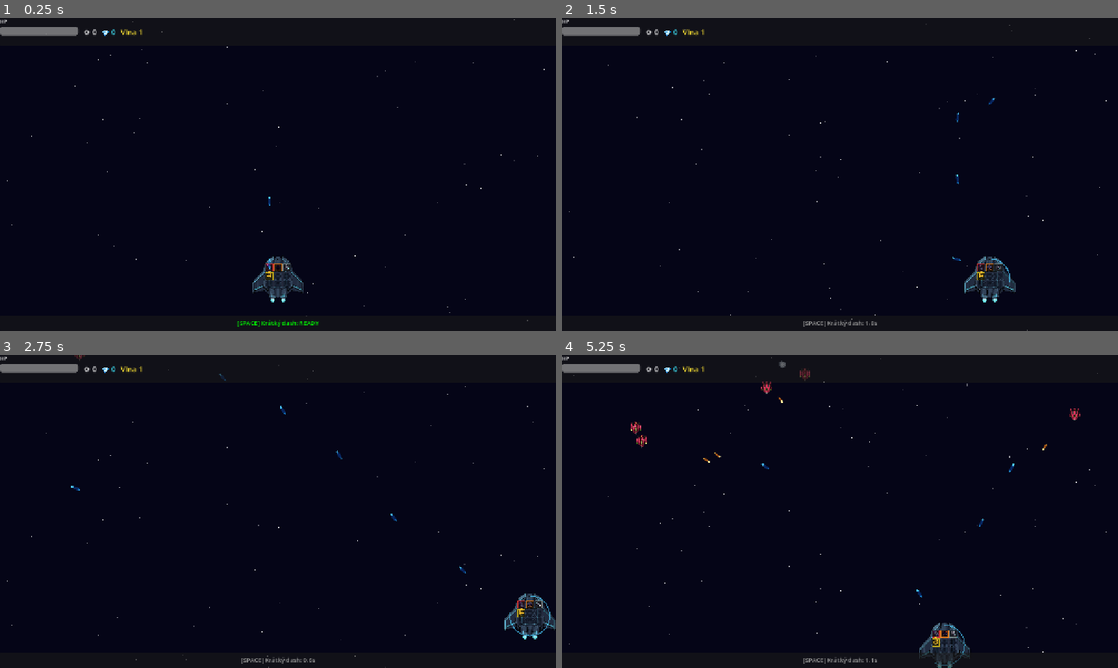
Above: before the commit, frames 1-4 (two rows, left to right).
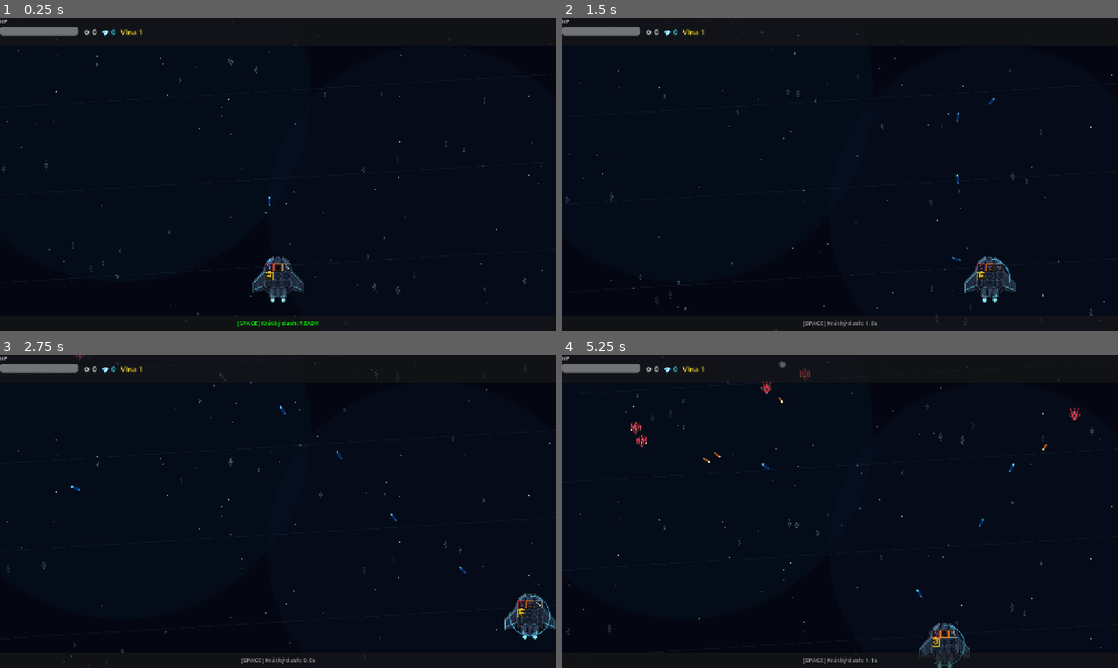
Above: after the commit, the same moments.

Repository: goldy714/Voidascend
Game: Godot game, scene res://scenes/game.tscn
The game is run twice, just before and just after one commit, with the same random seed, the same clock (stepped at 60 frames per second) and the same inputs. This scene is started directly instead of the project's main scene.
Inputs (mouse positions are in pixels of both pictures, inside the frame that each line leads up to):
- Up to frame 1 (0.25 s): no input
- Up to frame 2 (1.5 s): tap Enter at 0.5 s; move the mouse to (962, 158) at 0.52 s; hold D 0.53-1.25 s; click (962, 158) at 0.67 s; tap Space at 0.77 s; drag from (728, 190) to (828, 52) at 1.27 s
- Up to frame 3 (2.75 s): move the mouse to (333, 442) at 2.02 s; hold D from 2.03 s (still down)
- Up to frame 4 (5.25 s): release D at 2.75 s; drag from (812, 574) to (784, 373) at 2.77 s; move the mouse to (1006, 558) at 3.52 s; hold A 3.53-4.25 s; tap Space at 3.77 s; drag from (673, 464) to (1073, 380) at 4.27 s; move the mouse to (867, 511) at 5.02 s; hold S from 5.03 s (still down); click (867, 511) at 5.17 s

The runs differ from the first frame. In frame 1, 0.2% of the frame differs, in the area x 0-99%, y 0-98%; in frame 2, 0.2%; in frame 3, 0.2%; in frame 4, 0.3%, in the area x 0-99%, y 0-96%.

Commit message:
Add biome themed gameplay backgrounds

Diff:
--- a/scripts/game.gd
+++ b/scripts/game.gd
@@ -59,7 +59,11 @@
 
 # ── Background ────────────────────────────────────────────────────
 func _spawn_background() -> void:
-	add_child(ScrollingBackground.new())
+	var bg: Node2D = ScrollingBackground.new()
+	var pdata: Dictionary = GameData.PLANET_DATA.get(GameData.current_planet, {})
+	var planet_col: Color = pdata.get("color", Color(0.30, 0.70, 1.00))
+	bg.call("configure", GameData.current_planet, GameData.current_mission, planet_col)
+	add_child(bg)
 
 # ── Player ────────────────────────────────────────────────────────
 func _spawn_player() -> void:
--- a/scripts/scrolling_background.gd
+++ b/scripts/scrolling_background.gd
@@ -1,18 +1,40 @@
 extends Node2D
 
-const SCROLL_SPEED := 58.0
-const STAR_COUNT := 110
-const STAR_SEED := 12345
+const SCROLL_SPEED: float = 58.0
+const STAR_COUNT: int = 110
+const BIOME_PARTICLE_COUNT: int = 34
+const STAR_SEED: int = 12345
+const PLANET_SEEDS: Dictionary = {
+	"glacius": 3101,
+	"infernus": 4201,
+	"toxar": 5301,
+	"shadowveil": 6401,
+	"void_station": 7501,
+}
 
 var _scroll: float = 0.0
 var _tile_size: Vector2 = Vector2.ZERO
 var _stars: Array[Dictionary] = []
-
+var _biome_particles: Array[Dictionary] = []
+var _planet_id: String = "glacius"
+var _mission_idx: int = 0
+var _accent_color: Color = Color(0.20, 0.65, 1.00)
+var _base_color: Color = Color(0.02, 0.02, 0.09)
+var _secondary_color: Color = Color(0.62, 0.86, 1.00)
+var _haze_color: Color = Color(0.12, 0.42, 0.74)
+
+func configure(planet_id: String, mission_idx: int, accent_color: Color) -> void:
+	_planet_id = planet_id
+	_mission_idx = mission_idx
+	_accent_color = accent_color
+	_apply_planet_theme()
+	if is_inside_tree():
+		_rebuild_tile()
 
 func _ready() -> void:
 	z_index = -10
+	_apply_planet_theme()
 	_rebuild_tile()
-
 
 func _process(delta: float) -> void:
 	if get_viewport_rect().size != _tile_size:
@@ -24,35 +46,175 @@
 	_scroll = fmod(_scroll + SCROLL_SPEED * delta, _tile_size.y)
 	queue_redraw()
 
-
 func _draw() -> void:
-	var sz := get_viewport_rect().size
-	draw_rect(Rect2(Vector2.ZERO, sz), Color(0.02, 0.02, 0.09))
-
-	for offset_y in [-_tile_size.y, 0.0]:
-		_draw_star_tile(Vector2(0.0, offset_y + _scroll))
-
+	var sz: Vector2 = get_viewport_rect().size
+	draw_rect(Rect2(Vector2.ZERO, sz), _base_color)
+	_draw_biome_backdrop(sz)
+
+	for offset_y: float in [-_tile_size.y, 0.0]:
+		var offset: Vector2 = Vector2(0.0, offset_y + _scroll)
+		_draw_star_tile(offset)
+		_draw_biome_tile(offset)
+
+func _apply_planet_theme() -> void:
+	match _planet_id:
+		"glacius":
+			_base_color = Color(0.015, 0.027, 0.070)
+			_secondary_color = Color(0.68, 0.90, 1.00)
+			_haze_color = Color(0.10, 0.48, 0.88)
+		"infernus":
+			_base_color = Color(0.070, 0.023, 0.015)
+			_secondary_color = Color(1.00, 0.55, 0.16)
+			_haze_color = Color(0.82, 0.16, 0.06)
+		"toxar":
+			_base_color = Color(0.020, 0.052, 0.030)
+			_secondary_color = Color(0.52, 1.00, 0.22)
+			_haze_color = Color(0.20, 0.72, 0.16)
+		"shadowveil":
+			_base_color = Color(0.018, 0.012, 0.035)
+			_secondary_color = Color(0.78, 0.34, 1.00)
+			_haze_color = Color(0.30, 0.08, 0.56)
+		"void_station":
+			_base_color = Color(0.018, 0.020, 0.030)
+			_secondary_color = Color(0.72, 0.86, 1.00)
+			_haze_color = Color(0.18, 0.25, 0.38)
+		_:
+			_base_color = Color(0.02, 0.02, 0.09)
+			_secondary_color = _accent_color.lerp(Color.WHITE, 0.35)
+			_haze_color = _accent_color
 
 func _rebuild_tile() -> void:
 	_tile_size = get_viewport_rect().size
 	_scroll = 0.0
 	_stars.clear()
-
-	var rng := RandomNumberGenerator.new()
-	rng.seed = STAR_SEED
-	for _i in STAR_COUNT:
-		var s := rng.randf_range(1.0, 2.8)
-		var alpha := rng.randf_range(0.15, 0.80)
-		var pos := Vector2(rng.randf() * _tile_size.x, rng.randf() * _tile_size.y)
+	_biome_particles.clear()
+
+	var seed_base: int = int(PLANET_SEEDS.get(_planet_id, STAR_SEED)) + _mission_idx * 101
+	var rng: RandomNumberGenerator = RandomNumberGenerator.new()
+	rng.seed = seed_base
+	for _i: int in STAR_COUNT:
+		var s: float = rng.randf_range(1.0, 2.8)
+		var alpha: float = rng.randf_range(0.14, 0.74)
+		var pos: Vector2 = Vector2(rng.randf() * _tile_size.x, rng.randf() * _tile_size.y)
+		var star_col: Color = Color.WHITE.lerp(_accent_color, rng.randf_range(0.0, 0.32))
+		star_col.a = alpha
 		_stars.append({
 			"position": pos,
 			"size": Vector2(s, s),
-			"color": Color(1, 1, 1, alpha),
+			"color": star_col,
 		})
 
+	for _i: int in _biome_particle_count():
+		_biome_particles.append({
+			"position": Vector2(rng.randf() * _tile_size.x, rng.randf() * _tile_size.y),
+			"size": rng.randf_range(3.0, 10.0 + float(_mission_idx) * 1.4),
+			"alpha": rng.randf_range(0.10, 0.32),
+			"drift": rng.randf_range(0.0, TAU),
+		})
+
 	queue_redraw()
 
+func _biome_particle_count() -> int:
+	match _planet_id:
+		"void_station":
+			return 24
+		"shadowveil":
+			return 30
+		_:
+			return BIOME_PARTICLE_COUNT
+
+func _draw_biome_backdrop(sz: Vector2) -> void:
+	var mission_alpha: float = 0.035 + float(_mission_idx) * 0.006
+	draw_circle(Vector2(sz.x * 0.22, sz.y * 0.24), sz.x * 0.34,
+		Color(_haze_color.r, _haze_color.g, _haze_color.b, mission_alpha))
+	draw_circle(Vector2(sz.x * 0.78, sz.y * 0.62), sz.x * 0.30,
+		Color(_accent_color.r, _accent_color.g, _accent_color.b, mission_alpha * 0.72))
+
+	match _planet_id:
+		"glacius":
+			_draw_frost_lanes(sz)
+		"infernus":
+			_draw_heat_streaks(sz)
+		"void_station":
+			_draw_station_grid(sz)
+
+func _draw_frost_lanes(sz: Vector2) -> void:
+	for i: int in 4:
+		var y: float = fmod(float(i) * sz.y * 0.28 + _scroll * 0.30, sz.y)
+		draw_line(Vector2(0.0, y), Vector2(sz.x, y - sz.x * 0.06),
+			Color(0.66, 0.90, 1.00, 0.050), 2.0)
+
+func _draw_heat_streaks(sz: Vector2) -> void:
+	for i: int in 5:
+		var y: float = fmod(float(i) * sz.y * 0.23 + _scroll * 0.42, sz.y)
+		draw_line(Vector2(sz.x * 0.10, y + 70.0), Vector2(sz.x * 0.88, y - 20.0),
+			Color(1.00, 0.30, 0.08, 0.045), 3.0)
+
+func _draw_station_grid(sz: Vector2) -> void:
+	var spacing: float = 92.0
+	var offset: float = fmod(_scroll * 0.45, spacing)
+	var col: Color = Color(_secondary_color.r, _secondary_color.g, _secondary_color.b, 0.055)
+	var x: float = -spacing + offset
+	while x < sz.x + spacing:
+		draw_line(Vector2(x, 0.0), Vector2(x + sz.y * 0.16, sz.y), col, 1.0)
+		x += spacing
+	var y: float = -spacing + offset
+	while y < sz.y + spacing:
+		draw_line(Vector2(0.0, y), Vector2(sz.x, y + sz.x * 0.08), col, 1.0)
+		y += spacing
 
 func _draw_star_tile(offset: Vector2) -> void:
 	for star: Dictionary in _stars:
 		draw_rect(Rect2(star["position"] + offset, star["size"]), star["color"])
+
+func _draw_biome_tile(offset: Vector2) -> void:
+	for particle: Dictionary in _biome_particles:
+		var pos: Vector2 = particle["position"] + offset
+		var size: float = float(particle["size"])
+		var alpha: float = float(particle["alpha"])
+		var drift: float = float(particle["drift"])
+		pos.x += sin((_scroll + pos.y) * 0.016 + drift) * 7.0
+		var col: Color = Color(_secondary_color.r, _secondary_color.g, _secondary_color.b, alpha)
+		match _planet_id:
+			"glacius":
+				_draw_ice_shard(pos, size, col)
+			"infernus":
+				_draw_ember(pos, size, col)
+			"toxar":
+				_draw_spore(pos, size, col)
+			"shadowveil":
+				_draw_shadow_mote(pos, size, col, drift)
+			"void_station":
+				_draw_station_panel(pos, size, col)
+			_:
+				draw_circle(pos, size * 0.45, col)
+
+func _draw_ice_shard(pos: Vector2, size: float, col: Color) -> void:
+	var fill: Color = Color(col.r, col.g, col.b, col.a * 0.42)
+	var points: PackedVector2Array = PackedVector2Array([
+		pos + Vector2(0.0, -size),
+		pos + Vector2(size * 0.42, 0.0),
+		pos + Vector2(0.0, size),
+		pos + Vector2(-size * 0.42, 0.0),
+	])
+	draw_polygon(points, PackedColorArray([fill]))
+	draw_polyline(PackedVector2Array([points[0], points[1], points[2], points[3], points[0]]), col, 1.0)
+
+func _draw_ember(pos: Vector2, size: float, col: Color) -> void:
+	draw_circle(pos, size * 0.36, Color(col.r, col.g * 0.72, col.b * 0.42, col.a))
+	draw_line(pos + Vector2(-size * 0.35, size * 0.75), pos + Vector2(size * 0.35, -size * 0.95),
+		Color(1.00, 0.74, 0.18, col.a * 0.55), 1.3)
+
+func _draw_spore(pos: Vector2, size: float, col: Color) -> void:
+	draw_circle(pos, size * 0.48, Color(col.r, col.g, col.b, col.a * 0.46))
+	draw_arc(pos, size * 0.82, 0.0, TAU, 18, Color(col.r, col.g, col.b, col.a * 0.70), 1.0)
+
+func _draw_shadow_mote(pos: Vector2, size: float, col: Color, drift: float) -> void:
+	draw_circle(pos, size * 0.52, Color(0.02, 0.01, 0.04, col.a * 0.70))
+	draw_arc(pos, size * 0.92, drift, drift + PI * 1.15, 14,
+		Color(col.r, col.g, col.b, col.a * 0.72), 1.2)
+
+func _draw_station_panel(pos: Vector2, size: float, col: Color) -> void:
+	var rect: Rect2 = Rect2(pos - Vector2(size * 1.35, size * 0.45), Vector2(size * 2.70, size * 0.90))
+	draw_rect(rect, Color(0.08, 0.10, 0.14, col.a * 0.58))
+	draw_rect(rect, Color(col.r, col.g, col.b, col.a * 0.82), false, 1.0)
